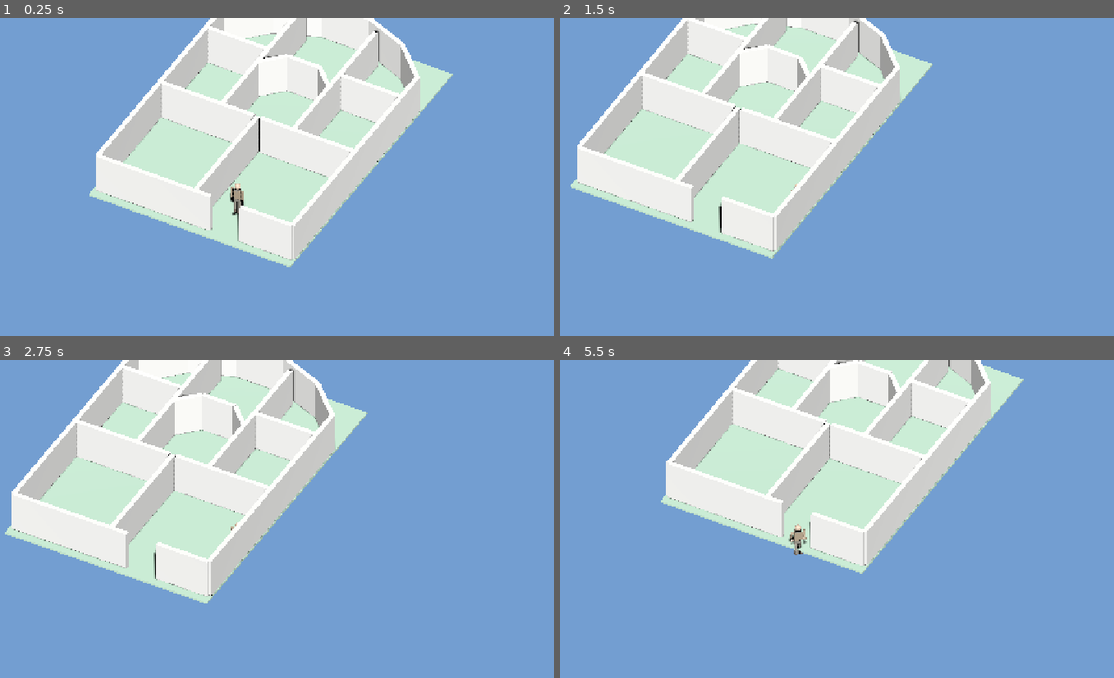
Above: before the commit, frames 1-4 (two rows, left to right).
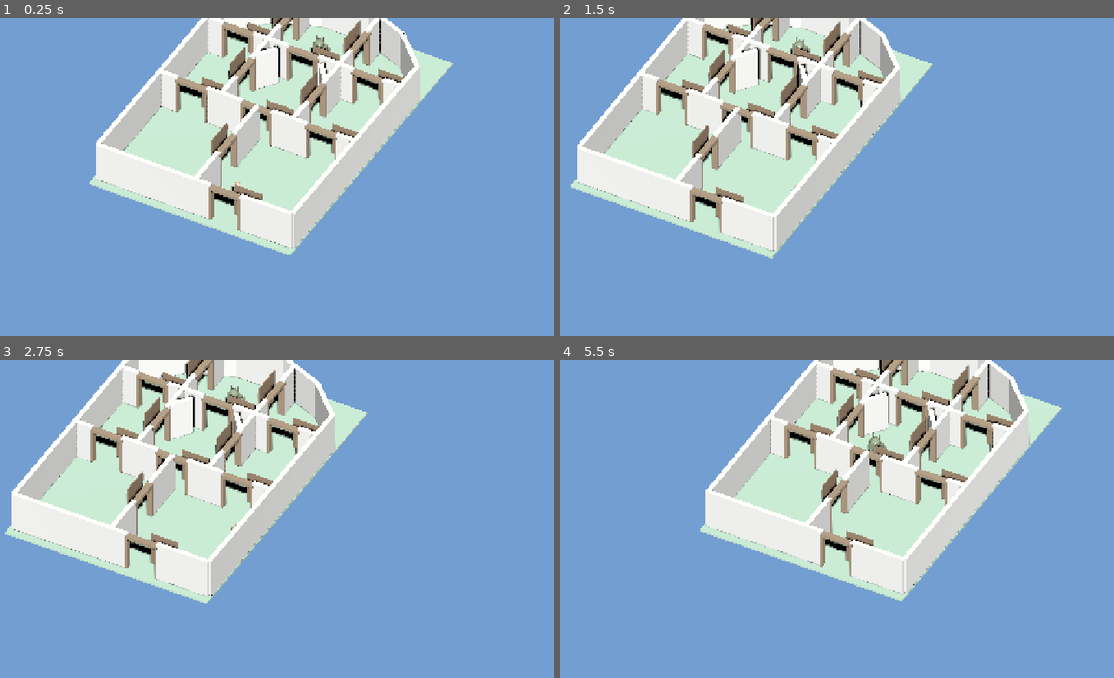
Above: after the commit, the same moments.

Repository: nhudson99/nuclear-winter
Game: Godot game, scene res://scenes/Main.tscn
The game is run twice, just before and just after one commit, with the same random seed, the same clock (stepped at 60 frames per second) and the same inputs.
Inputs:
- Up to frame 1 (0.25 s): no input
- Up to frame 2 (1.5 s): hold D (move_right) 0.53-1.28 s; hold S (move_down) from 1.28 s (still down)
- Up to frame 3 (2.75 s): release S (move_down) at 2.03 s; hold D (move_right) from 2.03 s (still down)
- Up to frame 4 (5.5 s): release D (move_right) at 2.78 s; hold W (move_up) 2.78-3.53 s; hold A (move_left) 3.53-5.03 s; hold S (move_down) from 5.03 s (still down)

The runs differ from the first frame. In frame 1, 19% of the frame differs, in the area x 16-82%, y 0-79%; in frame 2, 7.4%; in frame 3, 7.5%; in frame 4, 29%, in the area x 18-91%, y 0-76%.

Commit message:
Add Blender monster with vision chase and walkable mansion doors
Create a low-poly nuclear-winter enemy in Blender, place it in the Godot
mansion, and chase the player when they are in FOV with clear LOS.
Rebuild interior walls with door frames and open leaves so every adjacent
room is walkable for both player and monster.

Co-authored-by: nhudson99 <nhudson99@users.noreply.github.com>

Diff:
--- a/godot/project.godot
+++ b/godot/project.godot
@@ -46,6 +46,7 @@
 
 3d_physics/layer_1="world"
 3d_physics/layer_2="player"
+3d_physics/layer_3="monster"
 
 [rendering]
 
--- a/godot/scenes/Main.tscn
+++ b/godot/scenes/Main.tscn
@@ -1,9 +1,11 @@
-[gd_scene load_steps=6 format=3]
+[gd_scene load_steps=8 format=3]
 
 [ext_resource type="Script" path="res://scripts/Main.gd" id="1_main"]
 [ext_resource type="PackedScene" uid="uid://bfiwy3xi160yw" path="res://assets/maps/ussr_mansion_map.glb" id="2_map"]
 [ext_resource type="Script" path="res://scripts/Player.gd" id="3_player"]
 [ext_resource type="PackedScene" uid="uid://c0inof44ms4xf" path="res://assets/characters/humanoid_scavenger.glb" id="4_humanoid"]
+[ext_resource type="Script" path="res://scripts/Monster.gd" id="5_monster"]
+[ext_resource type="PackedScene" uid="uid://bbugumafdyni0" path="res://assets/characters/enemy_monster.glb" id="6_monster_mesh"]
 
 [sub_resource type="Environment" id="Environment_1"]
 background_mode = 1
@@ -12,9 +14,13 @@
 ambient_light_color = Color(0.78, 0.82, 0.86, 1)
 ambient_light_energy = 0.7
 
-[sub_resource type="CapsuleShape3D" id="CapsuleShape3D_1"]
+[sub_resource type="CapsuleShape3D" id="CapsuleShape3D_player"]
 radius = 0.35
 height = 1.2
+
+[sub_resource type="CapsuleShape3D" id="CapsuleShape3D_monster"]
+radius = 0.42
+height = 1.35
 
 [node name="Main" type="Node3D"]
 script = ExtResource("1_main")
@@ -30,16 +36,29 @@
 [node name="MansionMap" parent="." instance=ExtResource("2_map")]
 
 [node name="Player" type="CharacterBody3D" parent="."]
-transform = Transform3D(1, 0, 0, 0, 1, 0, 0, 0, 1, 1.8, 1.1, 6.5)
+transform = Transform3D(1, 0, 0, 0, 1, 0, 0, 0, 1, 1.8, 0.05, 6.5)
 collision_layer = 2
 collision_mask = 1
 script = ExtResource("3_player")
 
 [node name="CollisionShape3D" type="CollisionShape3D" parent="Player"]
 transform = Transform3D(1, 0, 0, 0, 1, 0, 0, 0, 1, 0, 0.9, 0)
-shape = SubResource("CapsuleShape3D_1")
+shape = SubResource("CapsuleShape3D_player")
 
 [node name="Humanoid" parent="Player" instance=ExtResource("4_humanoid")]
+
+[node name="Monster" type="CharacterBody3D" parent="."]
+transform = Transform3D(1, 0, 0, 0, 1, 0, 0, 0, 1, 0, 0.05, -6.2)
+collision_layer = 4
+collision_mask = 1
+script = ExtResource("5_monster")
+
+[node name="CollisionShape3D" type="CollisionShape3D" parent="Monster"]
+transform = Transform3D(1, 0, 0, 0, 1, 0, 0, 0, 1, 0, 1, 0)
+shape = SubResource("CapsuleShape3D_monster")
+
+[node name="MonsterMesh" parent="Monster" instance=ExtResource("6_monster_mesh")]
+transform = Transform3D(-1, 0, 0, 0, 1, 0, 0, 0, -1, 0, 0, 0)
 
 [node name="IsoCamera" type="Camera3D" parent="."]
 projection = 1
--- a/godot/scripts/Main.gd
+++ b/godot/scripts/Main.gd
@@ -30,12 +30,17 @@
 func _ensure_collision(node: Node) -> void:
 	if node is MeshInstance3D:
 		var mi := node as MeshInstance3D
-		var has_static := false
-		for child in mi.get_children():
-			if child is StaticBody3D:
-				has_static = true
-				break
-		if not has_static and mi.mesh != null:
+		# Open door leaves are visual only so the doorway stays walkable.
+		if not _is_door_leaf(mi) and not _has_static_body(mi) and mi.mesh != null:
 			mi.create_trimesh_collision()
 	for child in node.get_children():
 		_ensure_collision(child)
+
+func _has_static_body(mi: MeshInstance3D) -> bool:
+	for child in mi.get_children():
+		if child is StaticBody3D:
+			return true
+	return false
+
+func _is_door_leaf(mi: MeshInstance3D) -> bool:
+	return String(mi.name).ends_with("_Leaf")
--- /dev/null
+++ b/godot/scripts/Monster.gd
@@ -0,0 +1,131 @@
+extends CharacterBody3D
+
+## Chases the player when they are inside FOV and have clear line of sight.
+
+@export var move_speed: float = 3.8
+@export var gravity: float = 20.0
+@export var turn_speed: float = 8.0
+@export var detect_range: float = 16.0
+@export var field_of_view_deg: float = 75.0
+@export var eye_height: float = 1.7
+@export var lose_sight_grace: float = 1.25
+@export var walk_anim_speed: float = 9.0
+@export var stride_angle_deg: float = 34.0
+
+@onready var visual: Node3D = $MonsterMesh
+
+var player: CharacterBody3D
+var pivot_arm_l: Node3D
+var pivot_arm_r: Node3D
+var pivot_leg_l: Node3D
+var pivot_leg_r: Node3D
+var _walk_phase: float = 0.0
+var _seeing_player: bool = false
+var _time_since_seen: float = 999.0
+var _last_seen_pos: Vector3 = Vector3.ZERO
+
+func _ready() -> void:
+	add_to_group("monster")
+	player = get_tree().get_first_node_in_group("player") as CharacterBody3D
+	if player == null:
+		player = get_parent().get_node_or_null("Player") as CharacterBody3D
+	pivot_arm_l = _find_node_by_name(visual, "Pivot_Arm_L") as Node3D
+	pivot_arm_r = _find_node_by_name(visual, "Pivot_Arm_R") as Node3D
+	pivot_leg_l = _find_node_by_name(visual, "Pivot_Leg_L") as Node3D
+	pivot_leg_r = _find_node_by_name(visual, "Pivot_Leg_R") as Node3D
+
+func _physics_process(delta: float) -> void:
+	if player == null or not is_instance_valid(player):
+		player = get_tree().get_first_node_in_group("player") as CharacterBody3D
+		velocity.x = 0.0
+		velocity.z = 0.0
+		_apply_gravity(delta)
+		move_and_slide()
+		_animate_walk(_walk_phase, 0.0)
+		return
+
+	_seeing_player = _can_see_player()
+	if _seeing_player:
+		_time_since_seen = 0.0
+		_last_seen_pos = player.global_position
+	else:
+		_time_since_seen += delta
+
+	var chase := _seeing_player or _time_since_seen <= lose_sight_grace
+	var target := player.global_position if _seeing_player else _last_seen_pos
+	var to_target := target - global_position
+	to_target.y = 0.0
+	var distance := to_target.length()
+
+	if chase and distance > 0.45:
+		var direction := to_target.normalized()
+		velocity.x = direction.x * move_speed
+		velocity.z = direction.z * move_speed
+		# Mesh faces -Z at rest (Blender +Y); add PI so the creature looks toward travel.
+		var target_yaw := atan2(direction.x, direction.z) + PI
+		visual.rotation.y = lerp_angle(visual.rotation.y, target_yaw, clampf(turn_speed * delta, 0.0, 1.0))
+		_walk_phase += delta * walk_anim_speed
+		_animate_walk(_walk_phase, 1.0)
+	else:
+		velocity.x = 0.0
+		velocity.z = 0.0
+		_animate_walk(_walk_phase, 0.0)
+
+	_apply_gravity(delta)
+	move_and_slide()
+
+func _apply_gravity(delta: float) -> void:
+	if not is_on_floor():
+		velocity.y -= gravity * delta
+	else:
+		velocity.y = 0.0
+
+func _can_see_player() -> bool:
+	var to_player := player.global_position - global_position
+	to_player.y = 0.0
+	var distance := to_player.length()
+	if distance > detect_range or distance < 0.05:
+		return false
+
+	# Mesh rests facing -Z; world look direction is local -Z after yaw.
+	var facing := Vector3(-sin(visual.rotation.y), 0.0, -cos(visual.rotation.y))
+	var dir := to_player / distance
+	var angle := rad_to_deg(acos(clampf(facing.dot(dir), -1.0, 1.0)))
+	if angle > field_of_view_deg * 0.5:
+		return false
+
+	var space := get_world_3d().direct_space_state
+	var origin := global_position + Vector3(0.0, eye_height, 0.0)
+	var dest := player.global_position + Vector3(0.0, 1.0, 0.0)
+	var query := PhysicsRayQueryParameters3D.create(origin, dest)
+	query.collide_with_areas = false
+	query.collide_with_bodies = true
+	# World geometry only — ignore player/monster capsules.
+	query.collision_mask = 1
+	query.exclude = [get_rid()]
+	var hit := space.intersect_ray(query)
+	return hit.is_empty()
+
+func _animate_walk(phase: float, amount: float) -> void:
+	var swing := deg_to_rad(stride_angle_deg) * amount * sin(phase)
+	if pivot_arm_l:
+		pivot_arm_l.rotation.x = -swing * 1.15
+	if pivot_arm_r:
+		pivot_arm_r.rotation.x = swing * 1.15
+	if pivot_leg_l:
+		pivot_leg_l.rotation.x = swing
+	if pivot_leg_r:
+		pivot_leg_r.rotation.x = -swing
+	if visual:
+		visual.position.y = 0.04 * amount * absf(sin(phase * 2.0))
+
+func _find_node_by_name(root: Node, node_name: String) -> Node:
+	if root == null:
+		return null
+	if root.name == node_name:
+		return root
+	for child in root.get_children():
+		var found := _find_node_by_name(child, node_name)
+		if found:
+			return found
+	return null
--- a/godot/scripts/Player.gd
+++ b/godot/scripts/Player.gd
@@ -15,6 +15,7 @@
 var _walk_phase: float = 0.0
 
 func _ready() -> void:
+	add_to_group("player")
 	pivot_arm_l = _find_node_by_name(visual, "Pivot_Arm_L") as Node3D
 	pivot_arm_r = _find_node_by_name(visual, "Pivot_Arm_R") as Node3D
 	pivot_leg_l = _find_node_by_name(visual, "Pivot_Leg_L") as Node3D
--- a/godot/tools/build_main_scene.gd
+++ b/godot/tools/build_main_scene.gd
@@ -1,16 +1,20 @@
 extends SceneTree
 
-## Build a clean Main.tscn: instance GLB map + player + iso camera.
+## Build a clean Main.tscn: instance GLB map + player + monster + iso camera.
+## Only top-level authored nodes get scene ownership so packed GLBs stay external.
 
 func _initialize() -> void:
 	call_deferred("_build")
 
 func _build() -> void:
 	var map_path := "res://assets/maps/ussr_mansion_map.glb"
-	if not ResourceLoader.exists(map_path):
-		push_error("Missing map: " + map_path)
-		quit(1)
-		return
+	var humanoid_path := "res://assets/characters/humanoid_scavenger.glb"
+	var monster_path := "res://assets/characters/enemy_monster.glb"
+	for path in [map_path, humanoid_path, monster_path]:
+		if not ResourceLoader.exists(path):
+			push_error("Missing: " + path)
+			quit(1)
+			return
 
 	var main := Node3D.new()
 	main.name = "Main"
@@ -26,6 +30,7 @@
 	env.ambient_light_energy = 0.7
 	world_env.environment = env
 	main.add_child(world_env)
+	world_env.owner = main
 
 	var sun := DirectionalLight3D.new()
 	sun.name = "Sun"
@@ -33,19 +38,21 @@
 	sun.shadow_enabled = true
 	sun.rotation_degrees = Vector3(-50, 30, 0)
 	main.add_child(sun)
+	sun.owner = main
 
-	var map_scene: PackedScene = load(map_path)
-	var map_root: Node3D = map_scene.instantiate()
+	var map_root: Node3D = (load(map_path) as PackedScene).instantiate()
 	map_root.name = "MansionMap"
 	main.add_child(map_root)
+	map_root.owner = main
 
 	var player := CharacterBody3D.new()
 	player.name = "Player"
 	player.set_script(load("res://scripts/Player.gd"))
 	player.collision_layer = 2
 	player.collision_mask = 1
-	# Spawn near the southern entrance gap.
-	player.position = Vector3(1.8, 1.1, 6.5)
+	player.position = Vector3(1.8, 0.05, 6.5)
+	main.add_child(player)
+	player.owner = main
 
 	var col := CollisionShape3D.new()
 	col.name = "CollisionShape3D"
@@ -53,21 +60,39 @@
 	capsule.radius = 0.35
 	capsule.height = 1.2
 	col.shape = capsule
-	col.position = Vector3(0, 0.85, 0)
+	col.position = Vector3(0, 0.9, 0)
 	player.add_child(col)
+	col.owner = main
 
-	var mesh := MeshInstance3D.new()
-	mesh.name = "Mesh"
-	var sphere := SphereMesh.new()
-	sphere.radius = 0.4
-	sphere.height = 0.8
-	mesh.mesh = sphere
-	mesh.position = Vector3(0, 1.0, 0)
-	var mat := StandardMaterial3D.new()
-	mat.albedo_color = Color(0.55, 0.35, 0.22)
-	mesh.material_override = mat
-	player.add_child(mesh)
-	main.add_child(player)
+	var humanoid: Node3D = (load(humanoid_path) as PackedScene).instantiate()
+	humanoid.name = "Humanoid"
+	player.add_child(humanoid)
+	humanoid.owner = main
+
+	var monster := CharacterBody3D.new()
+	monster.name = "Monster"
+	monster.set_script(load("res://scripts/Monster.gd"))
+	monster.collision_layer = 4
+	monster.collision_mask = 1
+	monster.position = Vector3(0.0, 0.05, -6.2)
+	main.add_child(monster)
+	monster.owner = main
+
+	var mcol := CollisionShape3D.new()
+	mcol.name = "CollisionShape3D"
+	var mcapsule := CapsuleShape3D.new()
+	mcapsule.radius = 0.42
+	mcapsule.height = 1.35
+	mcol.shape = mcapsule
+	mcol.position = Vector3(0, 1.0, 0)
+	monster.add_child(mcol)
+	mcol.owner = main
+
+	var monster_mesh: Node3D = (load(monster_path) as PackedScene).instantiate()
+	monster_mesh.name = "MonsterMesh"
+	monster_mesh.rotation.y = PI
+	monster.add_child(monster_mesh)
+	monster_mesh.owner = main
 
 	var camera := Camera3D.new()
 	camera.name = "IsoCamera"
@@ -75,11 +100,7 @@
 	camera.size = 20.0
 	camera.current = true
 	main.add_child(camera)
-
-	# Owners for saving.
-	for child in main.get_children():
-		child.owner = main
-		_set_owner_recursive(child, main)
+	camera.owner = main
 
 	var packed := PackedScene.new()
 	if packed.pack(main) != OK:
@@ -96,8 +117,3 @@
 
 	print("Wrote res://scenes/Main.tscn")
 	quit(0)
-
-func _set_owner_recursive(node: Node, owner: Node) -> void:
-	for child in node.get_children():
-		child.owner = owner
-		_set_owner_recursive(child, owner)
--- /dev/null
+++ b/godot/tools/smoke_monster_doors.gd
@@ -0,0 +1,70 @@
+extends SceneTree
+
+## Headless gameplay smoke test: doors are walkable and monster tracks when in view.
+
+func _initialize() -> void:
+	call_deferred("_run")
+
+func _run() -> void:
+	var packed: PackedScene = load("res://scenes/Main.tscn")
+	if packed == null:
+		push_error("Missing Main.tscn")
+		quit(1)
+		return
+	var main: Node3D = packed.instantiate()
+	root.add_child(main)
+	await create_timer(0.35).timeout
+
+	var player: CharacterBody3D = main.get_node("Player")
+	var monster: CharacterBody3D = main.get_node("Monster")
+	if player == null or monster == null:
+		push_error("Player or Monster missing")
+		quit(1)
+		return
+
+	# Walk north through the center doors toward the monster.
+	player.set_physics_process(false)
+	var start := player.global_position
+	player.velocity = Vector3(0, 0, -5.5)
+	for i in 120:
+		if not player.is_on_floor():
+			player.velocity.y -= 20.0 * 0.033
+		else:
+			player.velocity.y = 0.0
+		player.velocity.x = 0.0
+		player.velocity.z = -5.5
+		player.move_and_slide()
+		await create_timer(0.033).timeout
+	var after_walk := player.global_position
+	var moved_north := after_walk.z < start.z - 3.5
+	print("door_walk_ok=", moved_north, " start_z=", start.z, " after_z=", after_walk.z)
+	player.set_physics_process(true)
+
+	# Place player in front of monster with clear LOS and force facing.
+	player.global_position = Vector3(0.0, 0.05, -3.5)
+	monster.global_position = Vector3(0.0, 0.05, -6.2)
+	var mesh: Node3D = monster.get_node("MonsterMesh")
+	# Face toward player (+Z): mesh -Z forward => yaw = PI.
+	mesh.rotation.y = PI
+	player.velocity = Vector3.ZERO
+	monster.velocity = Vector3.ZERO
+
+	var monster_start := monster.global_position
+	for i in 75:
+		await create_timer(0.033).timeout
+	var monster_after := monster.global_position
+	var chased := monster_after.z > monster_start.z + 0.6
+	print("monster_chase_ok=", chased, " start_z=", monster_start.z, " after_z=", monster_after.z)
+
+	# Break LOS by hiding player behind a side wall position.
+	player.global_position = Vector3(-4.5, 0.05, -6.2)
+	mesh.rotation.y = PI
+	var hidden_start := monster.global_position
+	await create_timer(2.0).timeout
+	var hidden_after := monster.global_position
+	var stopped := hidden_after.distance_to(hidden_start) < 1.25
+	print("monster_lose_sight_ok=", stopped, " drift=", hidden_after.distance_to(hidden_start))
+
+	var ok := moved_north and chased and stopped
+	print("SMOKE_RESULT=", ok)
+	quit(0 if ok else 2)
Binary file added: godot/assets/characters/enemy_monster.glb
Not shown, added: godot/assets/characters/enemy_monster.glb.import
Binary file changed: godot/assets/maps/ussr_mansion_map.glb
Not shown, added: godot/scripts/Monster.gd.uid
Not shown, added: godot/tools/smoke_monster_doors.gd.uid
Not shown, changed: README.md
Not shown, changed: blender/build_mansion_map.py
Not shown, added: blender/build_monster.py
Not shown, added: blender/enemy_monster.blend
Not shown, changed: blender/ussr_mansion_map.blend
